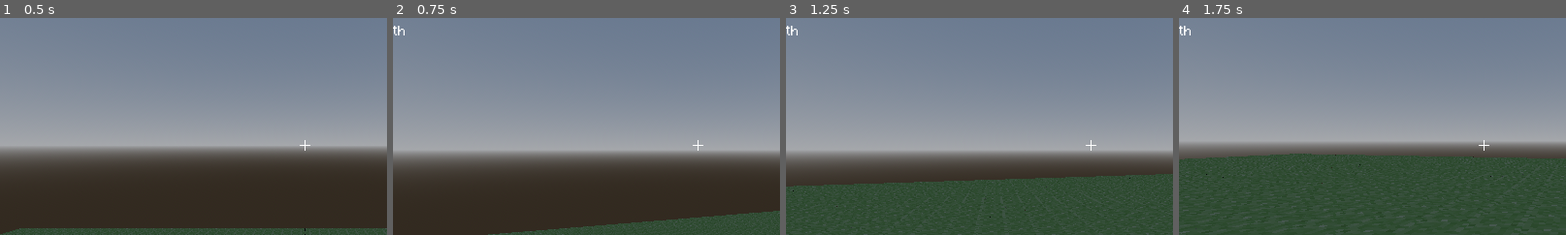
Above: before the commit, frames 1-4 (left to right).
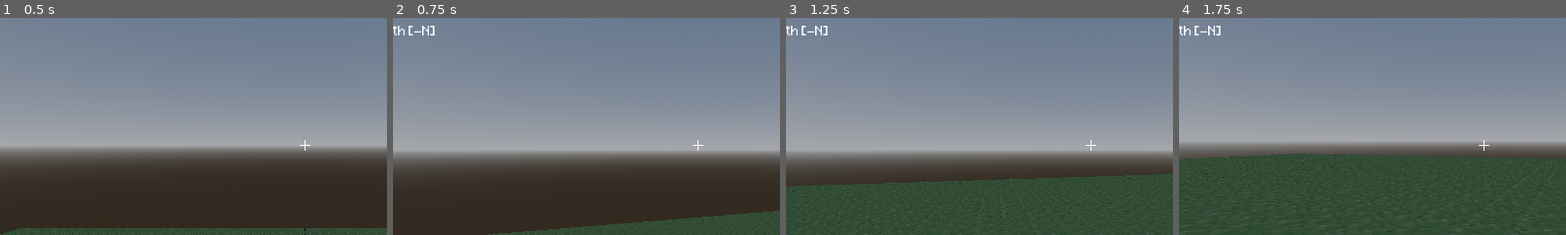
Above: after the commit, the same moments.

Repository: javier-adrian/voxel-gds
Game: Godot game, scene res://level.tscn
Same seed, same stepped clock (60 frames per second), same inputs: the game is played once before the commit and once after it.
Inputs (mouse positions are % of the whole screen's width and height, from its top left):
- Up to frame 1 (0.5 s): no input
- Up to frame 2 (0.75 s): move the mouse to (55, 50) at 0.52 s; hold W (Forward) from 0.53 s (still down); click (55, 50) at 0.6 s
- Up to frame 3 (1.25 s): keep holding W (Forward)
- Up to frame 4 (1.75 s): keep holding W (Forward); move the mouse to (45, 50) at 1.27 s; right-click (45, 50) at 1.35 s
The pictures show only the part of the screen within x 11-61%, y 21-71%; the shares and areas given below are measured in that part.

Frame 1 is identical in both runs. In frame 2, 0.1% of the frame differs, in the area x 4-11%, y 3-9%; in frame 3, 0.1%; in frame 4, 0.1%.

Commit message:
add cardinal hints on facing info

Diff:
--- a/player.gd
+++ b/player.gd
@@ -23,7 +23,7 @@
 var looking_at: Vector2
 var directions := [Vector2.UP, Vector2.DOWN, Vector2.LEFT, Vector2.RIGHT]
 var distances : Array[float] = [0, 0, 0, 0]
-var directions_string := ["east", "west", "south", "north"]
+var directions_string := ["east [+X]", "west [-X]", "south [+N]", "north [-N]"]
 
 var sprintSpeed: float
 var playerSpeed: float
